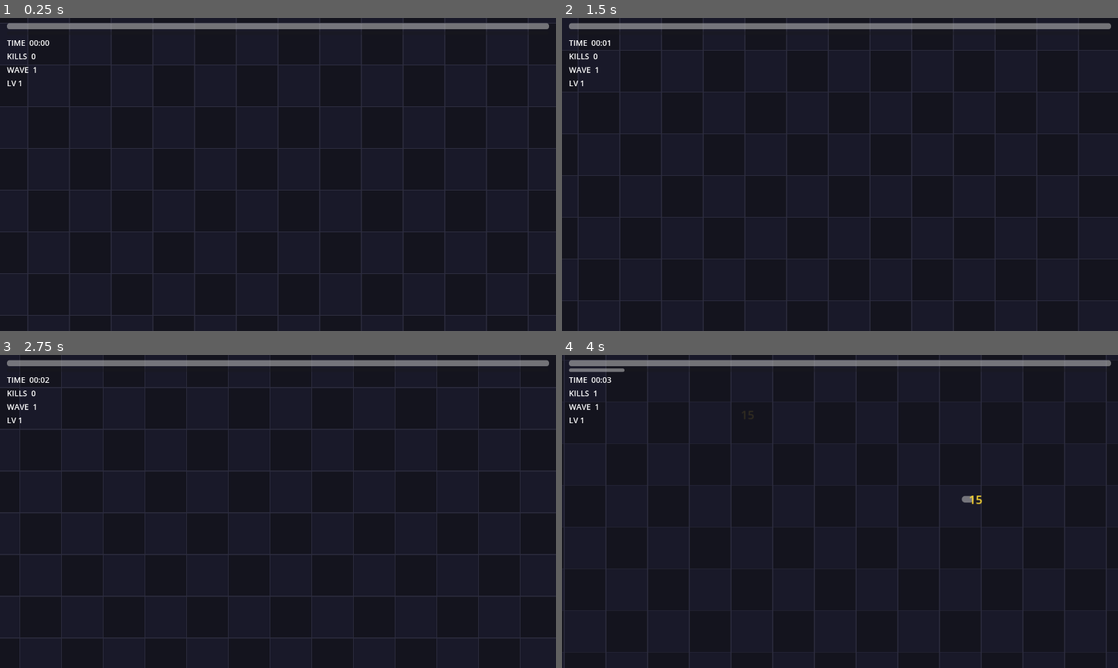
Above: before the commit, frames 1-4 (two rows, left to right).
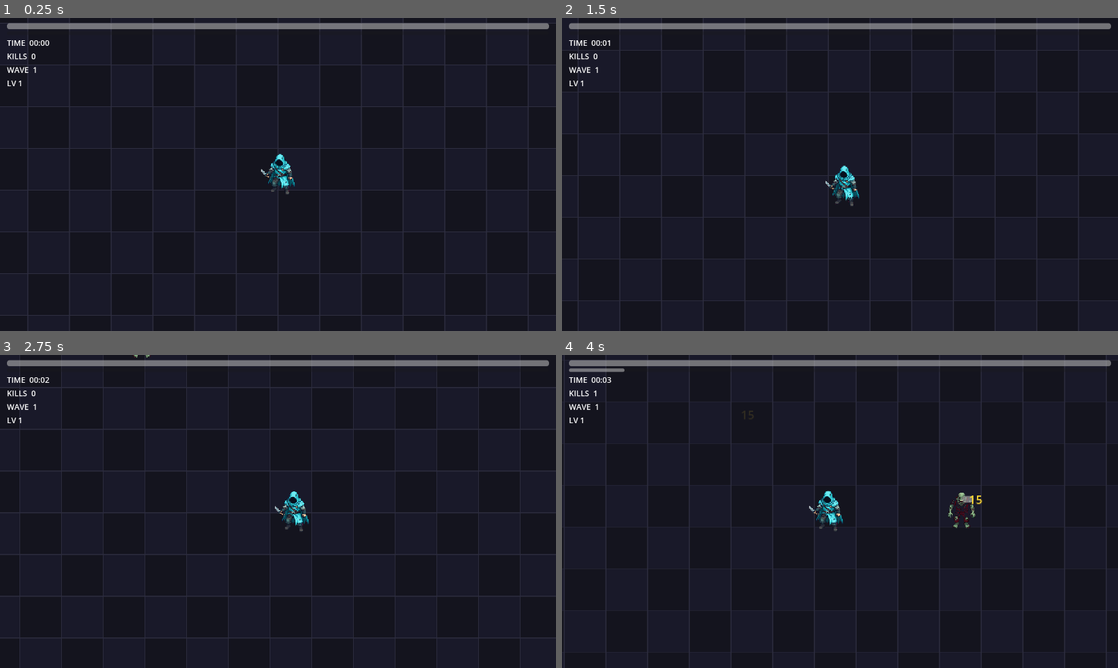
Above: after the commit, the same moments.

Repository: Hwari2929/ERRANTES
Game: Godot game, scene res://scenes/main.tscn
Same seed, same stepped clock (60 frames per second), same inputs: the game is played once before the commit and once after it.
Inputs:
- Up to frame 1 (0.25 s): no input
- Up to frame 2 (1.5 s): tap Enter at 0.5 s; hold Right (ui_right) 0.53-1.28 s; hold Down (ui_down) from 1.28 s (still down)
- Up to frame 3 (2.75 s): tap Space at 2 s; release Down (ui_down) at 2.03 s; hold Right (ui_right) from 2.03 s (still down)
- Up to frame 4 (4 s): release Right (ui_right) at 2.78 s; hold Up (ui_up) 2.78-3.53 s; hold Left (ui_left) from 3.53 s (still down)

The runs differ from the first frame. In frame 1, 0.3% of the frame differs, in the area x 46-53%, y 43-57%; in frame 2, 0.3%; in frame 3, 0.3%; in frame 4, 0.5%, in the area x 44-76%, y 43-57%.

Commit message:
Add Flux2-generated pixel sprites: player, 3 enemy types with variants, projectile; runtime variant selection; nearest filter; disable LFS for small assets

Diff:
--- a/project.godot
+++ b/project.godot
@@ -13,3 +13,4 @@
 [rendering]
 renderer/rendering_method="gl_compatibility"
 renderer/rendering_method.mobile="gl_compatibility"
+textures/canvas_textures/default_texture_filter=0
--- a/scenes/enemy.tscn
+++ b/scenes/enemy.tscn
@@ -11,7 +11,6 @@
 script = ExtResource("1_enemy")
 
 [node name="Sprite2D" type="Sprite2D" parent="."]
-modulate = Color(1.0, 0.2, 0.2, 1.0)
 
 [node name="CollisionShape2D" type="CollisionShape2D" parent="."]
 shape = SubResource("Rect_1")
--- a/scenes/enemy_fast.tscn
+++ b/scenes/enemy_fast.tscn
@@ -11,7 +11,6 @@
 script = ExtResource("1_ef")
 
 [node name="Sprite2D" type="Sprite2D" parent="."]
-modulate = Color(1.0, 0.55, 0.1, 1.0)
 
 [node name="CollisionShape2D" type="CollisionShape2D" parent="."]
 shape = SubResource("Rect_1")
--- a/scenes/enemy_tank.tscn
+++ b/scenes/enemy_tank.tscn
@@ -11,7 +11,6 @@
 script = ExtResource("1_et")
 
 [node name="Sprite2D" type="Sprite2D" parent="."]
-modulate = Color(0.6, 0.2, 1.0, 1.0)
 
 [node name="CollisionShape2D" type="CollisionShape2D" parent="."]
 shape = SubResource("Rect_1")
--- a/scenes/player.tscn
+++ b/scenes/player.tscn
@@ -1,7 +1,8 @@
-[gd_scene load_steps=5 format=3]
+[gd_scene load_steps=6 format=3]
 
 [ext_resource type="Script" path="res://scripts/player.gd" id="1_player"]
 [ext_resource type="Script" path="res://scripts/weapon.gd" id="2_weapon"]
+[ext_resource type="Texture2D" path="res://assets/sprites/player_1.png" id="3_tex"]
 
 [sub_resource type="RectangleShape2D" id="RectShape_1"]
 size = Vector2(28, 28)
@@ -15,7 +16,7 @@
 script = ExtResource("1_player")
 
 [node name="Sprite2D" type="Sprite2D" parent="."]
-modulate = Color(0.3, 0.8, 1.0, 1.0)
+texture = ExtResource("3_tex")
 
 [node name="CollisionShape2D" type="CollisionShape2D" parent="."]
 shape = SubResource("RectShape_1")
--- a/scenes/projectile.tscn
+++ b/scenes/projectile.tscn
@@ -1,6 +1,7 @@
-[gd_scene load_steps=3 format=3]
+[gd_scene load_steps=4 format=3]
 
 [ext_resource type="Script" path="res://scripts/projectile.gd" id="1_proj"]
+[ext_resource type="Texture2D" path="res://assets/sprites/projectile.png" id="2_tex"]
 
 [sub_resource type="CircleShape2D" id="Circle_1"]
 radius = 6.0
@@ -11,7 +12,7 @@
 script = ExtResource("1_proj")
 
 [node name="Sprite2D" type="Sprite2D" parent="."]
-modulate = Color(1.0, 0.9, 0.2, 1.0)
+texture = ExtResource("2_tex")
 
 [node name="CollisionShape2D" type="CollisionShape2D" parent="."]
 shape = SubResource("Circle_1")
--- a/scripts/enemy.gd
+++ b/scripts/enemy.gd
@@ -9,6 +9,10 @@
 @export var damage: int = 10
 @export var xp_reward: int = 10
 
+# 스프라이트 변종: assets/sprites/{sprite_base}_{1..sprite_count}.png 중 랜덤 선택
+@export var sprite_base: String = "enemy_basic"
+@export var sprite_count: int = 3
+
 @onready var health_bar: ProgressBar = $HealthBar
 
 var current_health: float = 0.0
@@ -19,6 +23,15 @@
 	add_to_group("enemy")
 	health_bar.max_value = max_health
 	health_bar.value = max_health
+	_apply_random_sprite()
+
+func _apply_random_sprite() -> void:
+	if sprite_count <= 0 or not has_node("Sprite2D"):
+		return
+	var idx: int = randi_range(1, sprite_count)
+	var path: String = "res://assets/sprites/%s_%d.png" % [sprite_base, idx]
+	if ResourceLoader.exists(path):
+		$Sprite2D.texture = load(path)
 
 func _physics_process(_delta: float) -> void:
 	if _dead:
--- a/scripts/enemy_fast.gd
+++ b/scripts/enemy_fast.gd
@@ -6,5 +6,6 @@
 	speed = 180.0
 	damage = 5
 	xp_reward = 6
+	sprite_base = "enemy_fast"
+	sprite_count = 3
 	super._ready()
-	$Sprite2D.modulate = Color(1.0, 0.55, 0.1, 1.0)  # 주황 색상
--- a/scripts/enemy_tank.gd
+++ b/scripts/enemy_tank.gd
@@ -6,7 +6,6 @@
 	speed = 45.0
 	damage = 25
 	xp_reward = 30
+	sprite_base = "enemy_tank"
+	sprite_count = 2
 	super._ready()
-	$Sprite2D.modulate = Color(0.6, 0.2, 1.0, 1.0)  # 보라색
-	# 크기 키우기
-	scale = Vector2(1.6, 1.6)
Binary file added: assets/sprites/enemy_basic_1.png
Not shown, added: assets/sprites/enemy_basic_1.png.import
Binary file added: assets/sprites/enemy_basic_2.png
Not shown, added: assets/sprites/enemy_basic_2.png.import
Binary file added: assets/sprites/enemy_basic_3.png
Not shown, added: assets/sprites/enemy_basic_3.png.import
Binary file added: assets/sprites/enemy_fast_1.png
Not shown, added: assets/sprites/enemy_fast_1.png.import
Binary file added: assets/sprites/enemy_fast_2.png
Not shown, added: assets/sprites/enemy_fast_2.png.import
Binary file added: assets/sprites/enemy_fast_3.png
Not shown, added: assets/sprites/enemy_fast_3.png.import
(and 11 more such lines)
